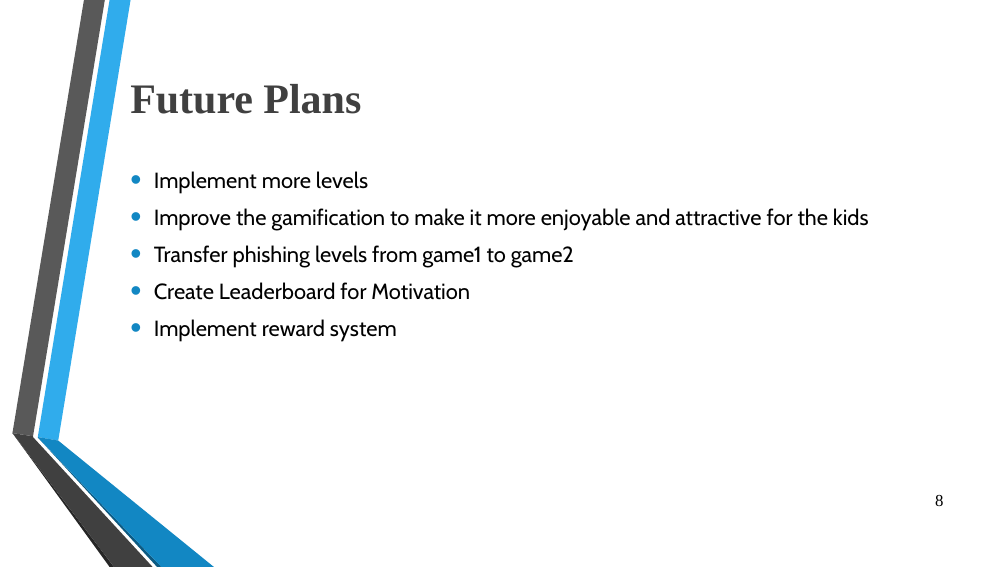
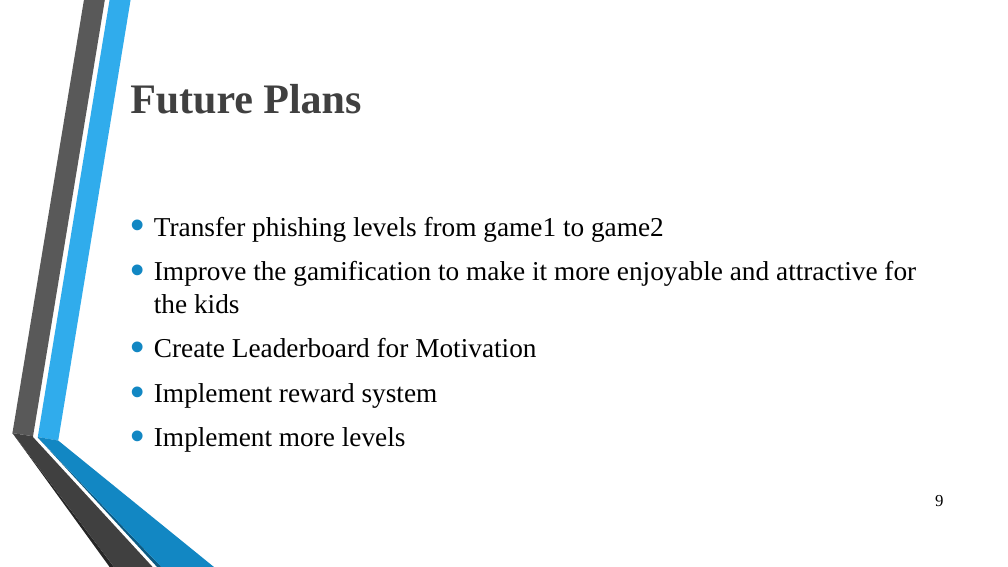
Before and after one commit to OmarSedkyUI/CyberLearningAdventureJunior, a slide deck: slide 9 of Graduation_Project_Presentation_Seminar2.pptx (slide 8 before the commit). Drawn at 1008x567 pixels with LibreOffice and Linux fonts; fonts in the diff are those of the drawing; background and template pictures are left out. Boxes give left, top, right and bottom in pixels: in the first picture for what was removed or moved away, otherwise in the second. Text is boxed around its words. In the diff, an @@ line names an element or a change of style, - is before the commit and + after.

```diff
--- a/Graduation_Project_Presentation_Seminar2.pptx
+++ b/Graduation_Project_Presentation_Seminar2.pptx
@@ text at (154,216,664,241): text changed; size 20.9 to 26 pt; font Cabin to Times New Roman @@
-• Implement more levels
+• Transfer phishing levels from game1 to game2
@@ text at (154,245,574,268): paragraph removed @@
-• Transfer phishing levels from game1 to game2
@@ text at (154,260,916,407): size 20.9 to 26 pt, font Cabin to Times New Roman in "Improve the gamification to make it more ...", "Create Leaderboard for Motivation", "Implement reward system"; more space between paragraphs @@
@@ text at (154,427,406,452): paragraph added @@
+• Implement more levels
@@ page number at (935,495,943,506): text changed @@
-8
+9
```
Also in this commit, not shown: 5 other slides changed, 4 slides added.
